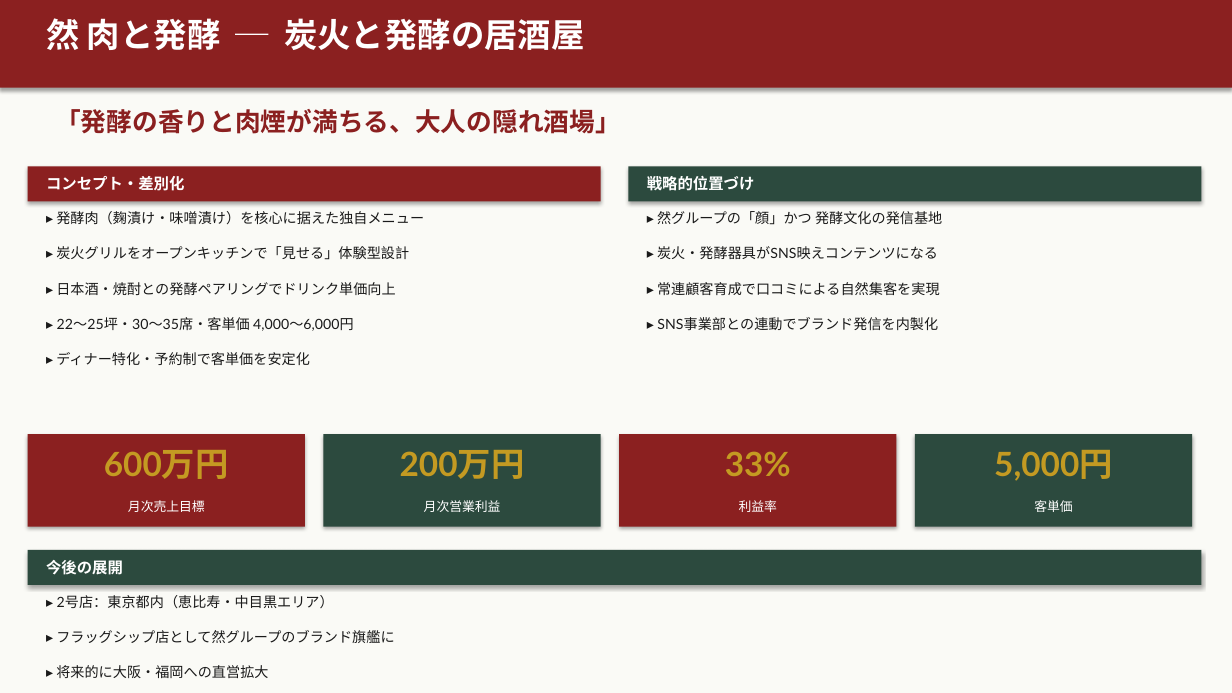
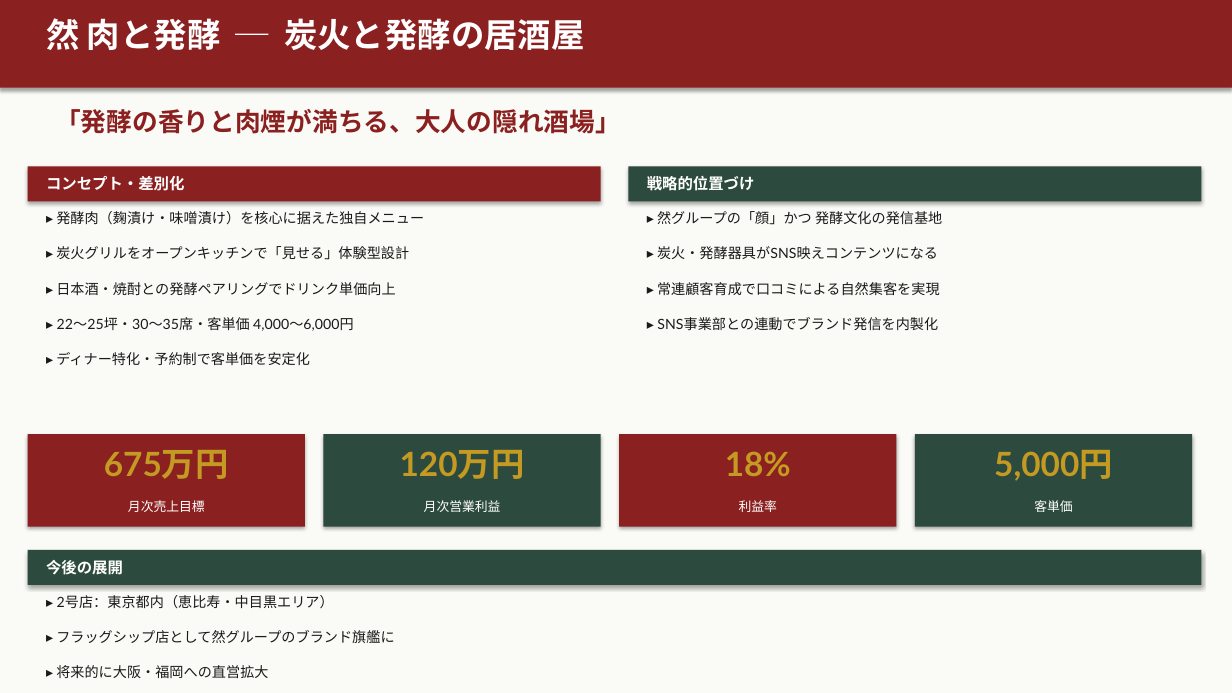
Before and after one commit to hunkotusaisinryo-lab/test-repo, a slide deck: slide 6 of zen/07_融資・投資家資料/然グループ_統合ピッチデッキ_強化版.pptx. Drawn at 1232x693 pixels with LibreOffice and Linux fonts; fonts in the diff are those of the drawing. Boxes give left, top, right and bottom in pixels: in the first picture for what was removed or moved away, otherwise in the second. Text is boxed around its words. In the diff, an @@ line names an element or a change of style, - is before the commit and + after.

```diff
--- a/zen/07_融資・投資家資料/然グループ_統合ピッチデッキ_強化版.pptx
+++ b/zen/07_融資・投資家資料/然グループ_統合ピッチデッキ_強化版.pptx
@@ text at bbox=[104, 450, 229, 479]: text changed @@
-600万円
+675万円
@@ text at bbox=[400, 450, 525, 479]: text changed @@
-200万円
+120万円
@@ text at bbox=[725, 451, 791, 476]: text changed @@
-33%
+18%
```
Also in this commit, not shown: 5 other slides changed, 1 other file.
